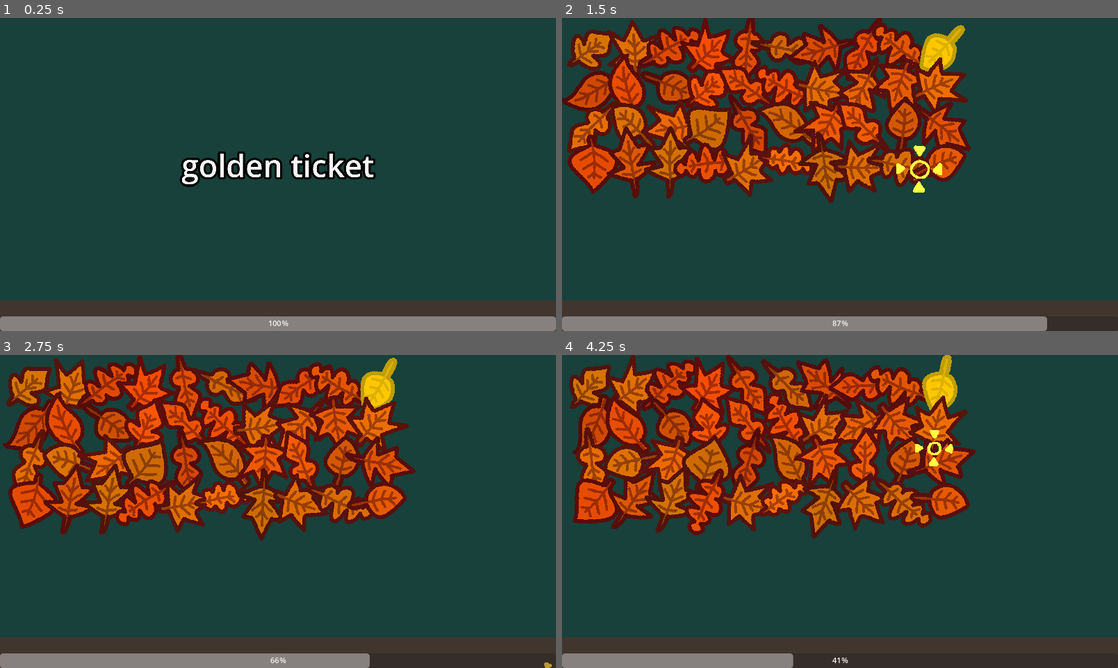
Above: before the commit, frames 1-4 (two rows, left to right).
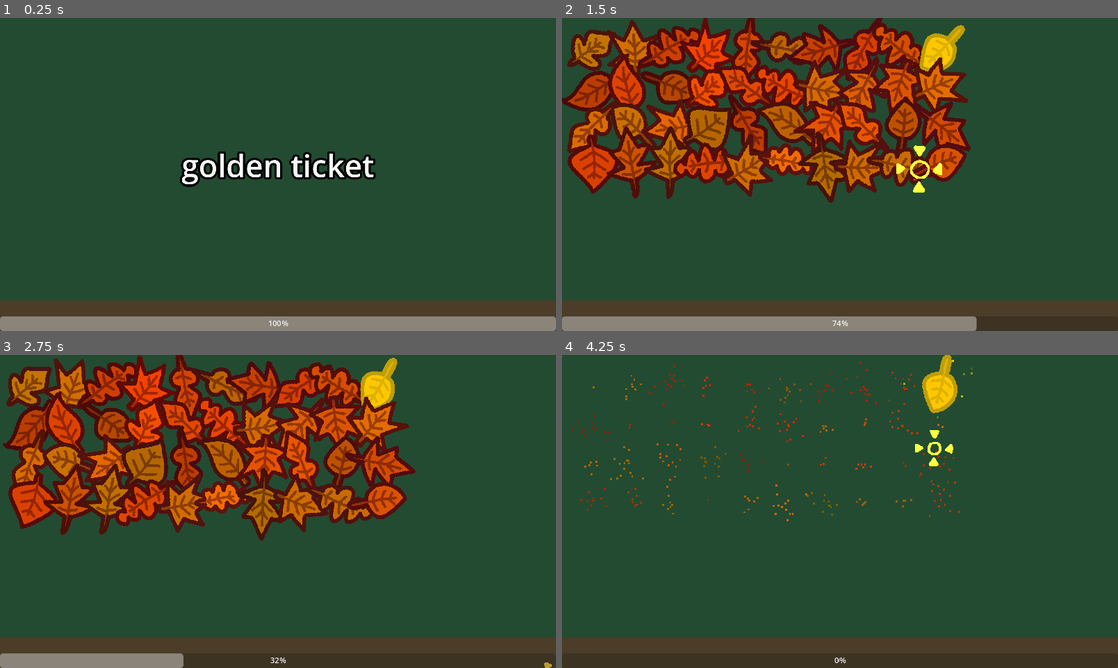
Above: after the commit, the same moments.

Repository: osid54/microgamejam
Game: Godot game, scene res://osid_games/games/goldenLeafGame.tscn
Same seed, same stepped clock (60 frames per second), same inputs: the game is played once before the commit and once after it.
Inputs (mouse positions are in pixels of both pictures, inside the frame that each line leads up to):
- Up to frame 1 (0.25 s): no input
- Up to frame 2 (1.5 s): tap Enter (action) at 0.5, 0.6, 1.35 s; move the mouse to (962, 158) at 0.52 s; hold Right (right) 0.53-1.28 s; click (962, 158) at 0.67 s; move the mouse to (728, 190) at 1.27 s; hold Down (down) from 1.28 s (still down)
- Up to frame 3 (2.75 s): move the mouse to (333, 442) at 2.02 s; release Down (down) at 2.03 s; hold Right (right) from 2.03 s (still down); tap Enter (action) at 2.1 s
- Up to frame 4 (4.25 s): move the mouse to (812, 574) at 2.77 s; release Right (right) at 2.78 s; hold Up (up) 2.78-3.53 s; tap Enter (action) at 2.85, 3.6 s; click (812, 574) at 2.92 s; move the mouse to (1006, 558) at 3.52 s; hold Left (left) from 3.53 s (still down)

The runs differ from the first frame. In frame 2, 1.6% of the frame differs, in the area x 17-88%, y 17-100%; in frame 3, 2.5%; in frame 4, 32%, in the area x 0-75%, y 0-100%.

Commit message:
added leaf death

Diff:
--- a/osid_games/assets/leaf.tscn
+++ b/osid_games/assets/leaf.tscn
@@ -1,6 +1,7 @@
-[gd_scene load_steps=4 format=3 uid="uid://t0vpxbfp7cp5"]
+[gd_scene load_steps=11 format=3 uid="uid://t0vpxbfp7cp5"]
 
 [ext_resource type="Texture2D" uid="uid://bv62fgllf4ebd" path="res://osid_games/sprites/leaves3.png" id="1_d7pje"]
+[ext_resource type="Texture2D" uid="uid://d2q6hopysal3i" path="res://osid_games/sprites/particleSquare.png" id="2_lrehs"]
 
 [sub_resource type="GDScript" id="GDScript_cwxx0"]
 script/source = "extends Node2D
@@ -28,9 +29,10 @@
 	rotSpeed *= randf_range(.2,1)
 	#modulate = Color(0.6706, 0.2745, 0.0706)
 	$Sprite2D.frame = randi_range(0,8)
-	modulate = Color(randf_range(.8,1)*modulate.r,
-				randf_range(.6,1)*modulate.g,
-				randf_range(.6,1)*modulate.b)
+	modulate = Color(randf_range(.7,1)*modulate.r,
+				randf_range(.5,1)*modulate.g,
+				randf_range(.5,1)*modulate.b)
+	$deathP.modulate = modulate
 	if randi_range(0,1):
 		$Sprite2D.flip_h = true
 	if randi_range(0,1):
@@ -53,10 +55,60 @@
 	isGolden = true
 	modulate = Color(1,1,1)
 	$Sprite2D/ColorRect.visible = true
+
+func kill():
+	await get_tree().create_timer(randf_range(0,.5)).timeout
+	if !isGolden:
+		$Sprite2D.visible = false
+		$deathP.emitting = true
+	else:
+		$winP.emitting = true
 "
 
 [sub_resource type="RectangleShape2D" id="RectangleShape2D_fd5ws"]
 size = Vector2(64, 64)
+
+[sub_resource type="Gradient" id="Gradient_epw1p"]
+offsets = PackedFloat32Array(0.641975, 1)
+colors = PackedColorArray(1, 1, 1, 1, 1, 1, 1, 0)
+
+[sub_resource type="GradientTexture1D" id="GradientTexture1D_jc33w"]
+gradient = SubResource("Gradient_epw1p")
+
+[sub_resource type="ParticleProcessMaterial" id="ParticleProcessMaterial_pryi2"]
+particle_flag_disable_z = true
+spread = 180.0
+gravity = Vector3(0, 0, 0)
+initial_velocity_min = 100.0
+initial_velocity_max = 120.0
+orbit_velocity_min = 0.0
+orbit_velocity_max = 0.0
+damping_min = 50.0
+damping_max = 50.0
+scale_min = 2.0
+scale_max = 2.0
+color_ramp = SubResource("GradientTexture1D_jc33w")
+
+[sub_resource type="Gradient" id="Gradient_s176w"]
+offsets = PackedFloat32Array(0, 0.518519, 1)
+colors = PackedColorArray(1, 1, 1, 0, 1, 1, 1, 1, 1, 1, 1, 0)
+
+[sub_resource type="GradientTexture1D" id="GradientTexture1D_nnkgy"]
+gradient = SubResource("Gradient_s176w")
+
+[sub_resource type="ParticleProcessMaterial" id="ParticleProcessMaterial_ajpva"]
+emission_shape = 6
+emission_ring_axis = Vector3(0, 0, 1)
+emission_ring_height = 0.0
+emission_ring_radius = 80.0
+emission_ring_inner_radius = 50.0
+particle_flag_disable_z = true
+gravity = Vector3(0, 0, 0)
+orbit_velocity_min = 0.0
+orbit_velocity_max = 0.0
+scale_min = 2.0
+scale_max = 2.0
+color_ramp = SubResource("GradientTexture1D_nnkgy")
 
 [node name="leaf" type="Area2D"]
 script = SubResource("GDScript_cwxx0")
@@ -82,3 +134,30 @@
 
 [node name="CollisionShape2D" type="CollisionShape2D" parent="."]
 shape = SubResource("RectangleShape2D_fd5ws")
+
+[node name="deathP" type="GPUParticles2D" parent="."]
+emitting = false
+amount = 16
+process_material = SubResource("ParticleProcessMaterial_pryi2")
+texture = ExtResource("2_lrehs")
+one_shot = true
+explosiveness = 0.5
+randomness = 0.2
+
+[node name="winP" type="GPUParticles2D" parent="."]
+clip_children = 2
+emitting = false
+amount = 16
+process_material = SubResource("ParticleProcessMaterial_ajpva")
+texture = ExtResource("2_lrehs")
+
+[node name="ColorRect" type="ColorRect" parent="winP"]
+custom_minimum_size = Vector2(256, 256)
+anchors_preset = 8
+anchor_left = 0.5
+anchor_top = 0.5
+anchor_right = 0.5
+anchor_bottom = 0.5
+grow_horizontal = 2
+grow_vertical = 2
+color = Color(1, 1, 0, 0.772549)
--- a/osid_games/games/goldenLeafGame.gd
+++ b/osid_games/games/goldenLeafGame.gd
@@ -3,9 +3,11 @@
 @export var leaf : PackedScene
 var leaves := []
 var density := 80
+var xInterval : int
+var yInterval : int
 func _on_start_game():
-	var xInterval = int(get_viewport().get_window().size.x/float(density))
-	var yInterval = int((get_viewport().get_window().size.y-64)/float(density))
+	xInterval = int(get_viewport().get_window().size.x/float(density))
+	yInterval = int((get_viewport().get_window().size.y-64)/float(density))
 	for i in yInterval:
 		leaves.append([])
 		for j in xInterval:
@@ -17,9 +19,13 @@
 	$Selector.position = Vector2(get_viewport().get_window().size.x/2.0, (get_viewport().get_window().size.y-64)/2.0)
 	$Selector.visible = true
 
-func _process(_delta):
-	if Input.is_action_just_pressed("action"):
-		if $Selector.checkLeaf():
-			won.emit()
-		else:
-			lost.emit()
+func _on_timeout():
+	var win = $Selector.checkLeaf()
+	for i in yInterval:
+		for j in xInterval:
+			leaves[i][j].kill()
+	await get_tree().create_timer(1).timeout
+	if win:
+		won.emit()
+	else:
+		lost.emit()
--- a/osid_games/games/goldenLeafGame.tscn
+++ b/osid_games/games/goldenLeafGame.tscn
@@ -18,11 +18,15 @@
 anchor_bottom = 1.0
 grow_horizontal = 2
 grow_vertical = 2
-color = Color(0.0901961, 0.254902, 0.227451, 1)
+color = Color(0.137255, 0.294118, 0.192157, 1)
 
 [node name="Selector" parent="." index="1" instance=ExtResource("4_6fy3h")]
 visible = false
 z_index = 1
 
+[node name="MicrogameTimer" parent="." index="2"]
+min_time = 1.5
+max_time = 3.0
+
 [node name="ActionLabel" parent="MicrogameOverlay/Control" index="2"]
 text = "golden ticket"
Binary file added: osid_games/sprites/particleSquare.png
Not shown, added: osid_games/sprites/particleSquare.png.import
